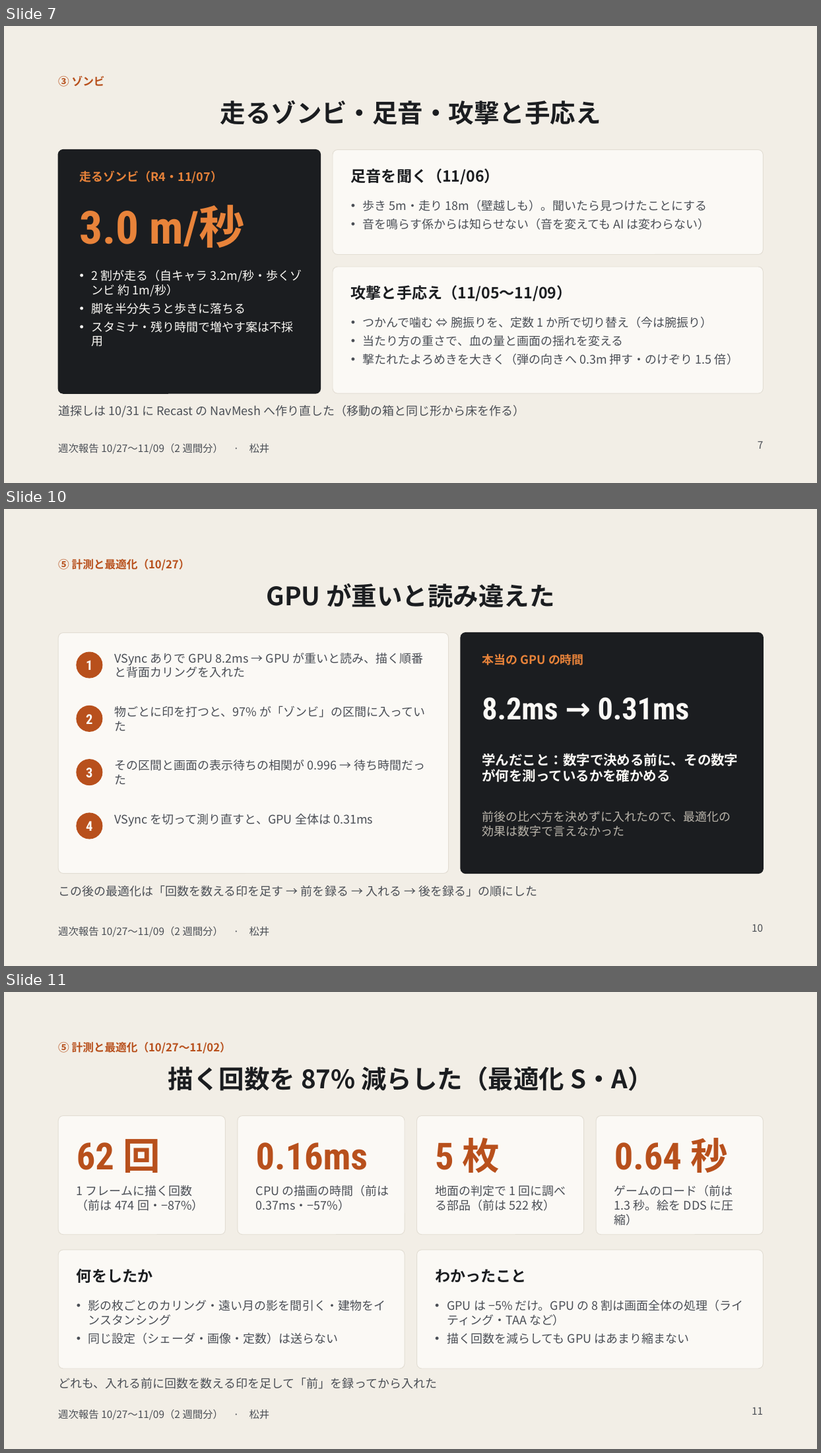
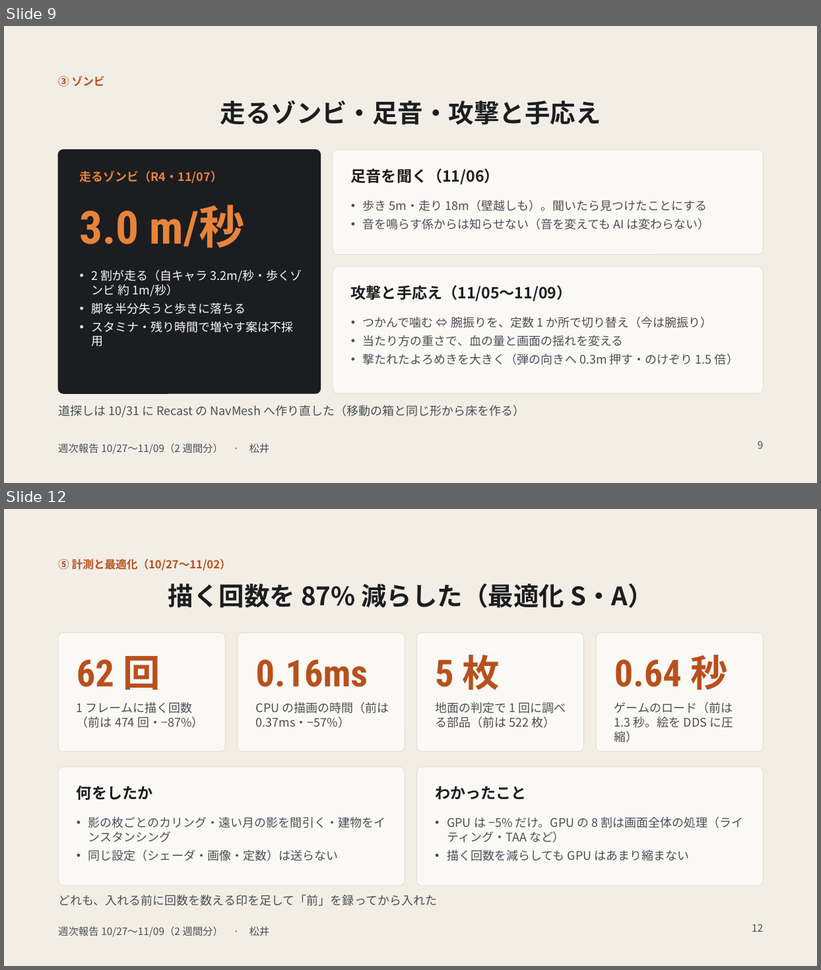
Before and after one commit to madoromi05/LastDrop, a slide deck: SummaryPlan/報告書/週次報告 10 27〜11 09.pptx. Shown one above the other, each under a label of ours: slides 7, 10 and 11 before the commit, slides 9 and 12 after it; the slides between them are not shown. The pictures are 821x1453 and 821x970 pixels, drawn with LibreOffice and Linux fonts; fonts in the diff are those of the drawing. Boxes give left, top, right and bottom in pixels: in the first picture for what was removed or moved away, otherwise in the second. Text is boxed around its words. In the diff, an @@ line names an element or a change of style, - is before the commit and + after.

```diff
--- a/SummaryPlan/報告書/週次報告 10 27〜11 09.pptx
+++ b/SummaryPlan/報告書/週次報告 10 27〜11 09.pptx
@@ slide 10 removed at <box>4,509,817,966</box>, background #F2EEE6; not listed: 1 template element that a slide beside it also shows @@
@@ text removed at <box>58,559,190,570</box> @@
-⑤ 計測と最適化（10/27）
@@ title removed at <box>267,584,554,608</box> @@
-GPU が重いと読み違えた
@@ rounded rectangle removed at <box>58,633,449,874</box> @@
@@ rounded rectangle removed at <box>461,633,764,874</box> @@
@@ ellipse removed at <box>77,652,102,678</box> @@
@@ text removed at <box>86,660,92,670</box> @@
-1
@@ text removed at <box>114,653,424,678</box> @@
-VSync ありで GPU 8.2ms → GPU が重いと読み、描く順番と背面カリングを入れた
@@ text removed at <box>482,654,584,665</box> @@
-本当の GPU の時間
@@ ellipse removed at <box>77,706,102,731</box> @@
@@ text removed at <box>114,706,425,731</box> @@
-物ごとに印を打つと、97% が「ゾンビ」の区間に入っていた
@@ text removed at <box>482,697,690,720</box> @@
-8.2ms → 0.31ms
@@ text removed at <box>86,714,92,724</box> @@
-2
@@ ellipse removed at <box>77,760,102,786</box> @@
@@ text removed at <box>114,760,426,785</box> @@
-その区間と画面の表示待ちの相関が 0.996 → 待ち時間だった
@@ text removed at <box>482,753,738,782</box> @@
-学んだこと：数字で決める前に、その数字が何を測っているかを確かめる
@@ text removed at <box>86,768,92,778</box> @@
-3
@@ ellipse removed at <box>77,813,102,839</box> @@
@@ text removed at <box>86,821,92,831</box> @@
-4
@@ text removed at <box>114,814,373,826</box> @@
-VSync を切って測り直すと、GPU 全体は 0.31ms
@@ text removed at <box>482,811,731,837</box> @@
-前後の比べ方を決めずに入れたので、最適化の効果は数字で言えなかった
@@ text removed at <box>58,886,537,897</box> @@
-この後の最適化は「回数を数える印を足す → 前を録る → 入れる → 後を録る」の順にした
@@ page number removed at <box>752,924,763,932</box> @@
-10
@@ what was slide 7 is now slide 9 @@
@@ page number at <box>758,441,764,449</box>: text changed @@
-7
+9
@@ what was slide 11 is now slide 12 @@
@@ page number at <box>752,924,763,932</box>: text changed @@
-11
+12
```
Also in this commit, not shown: 7 slides changed, 3 slides added, 4 other slides removed, 1 other file.
